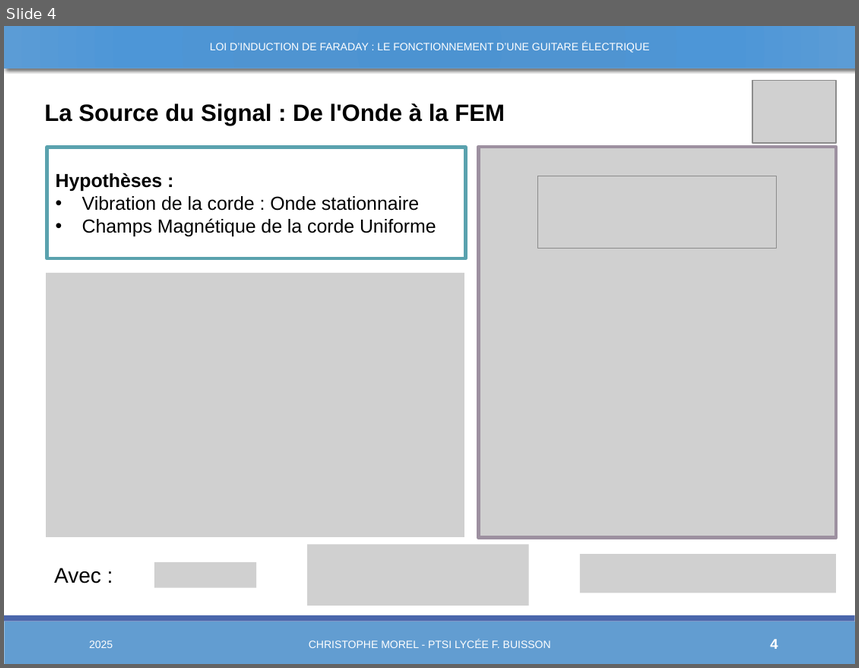
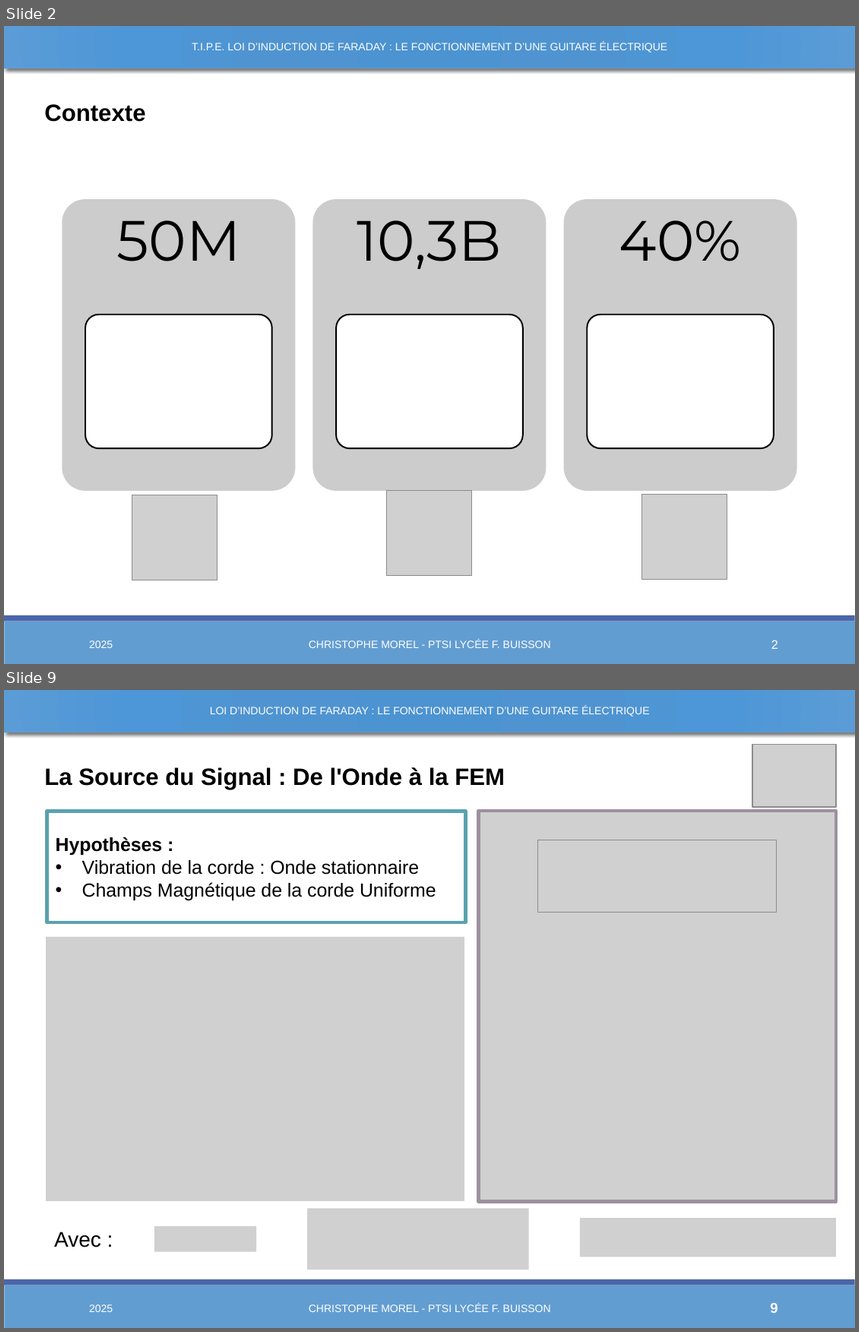
Before and after one commit to Chrismorel7/TIPE---Micro_guitare_elec, a slide deck: Views/Decembre.pptx. Shown one above the other, each under a label of ours: slide 4 before the commit, slides 2 and 9 after it; the slides between them are not shown. The pictures are 859x668 and 859x1332 pixels, drawn with LibreOffice and Linux fonts; fonts in the diff are those of the drawing; grey boxes stand for pictures; background and template pictures are left out. Boxes give left, top, right and bottom in pixels: in the first picture for what was removed or moved away, otherwise in the second. Text is boxed around its words. In the diff, an @@ line names an element or a change of style, - is before the commit and + after.

```diff
--- a/Views/Decembre.pptx
+++ b/Views/Decembre.pptx
@@ slide 2 added at (4,26,855,664), background #FFFFFF; not listed: 2 template elements that a slide beside it also shows @@
@@ rectangle added at (4,26,855,68), fill gradient #4C93D2 to #4F95D2 to #4E97D8 to #5C9DD7, outline #629DD1 1 pt @@
@@ text added at (192,42,668,53), 9 pt, text #FFFFFF @@
+T.I.P.E. LOI D’INDUCTION DE FARADAY : LE FONCTIONNEMENT D’UNE GUITARE ÉLECTRIQUE
@@ text added at (44,104,145,122), 20 pt, text #000000, bold @@
+Contexte
@@ group added at (62,199,797,492): 6 rounded rectangles, 3 texts @@
+50M
+10,3B
+40%
@@ rectangle added at (34,423,825,442), fill #FFFFFF, outline #FFFFFF 1.25 pt @@
@@ picture added at (132,495,218,580) @@
@@ picture added at (387,491,472,576) @@
@@ picture added at (642,495,727,580) @@
@@ rectangle added at (62,528,108,546), fill #FFFFFF @@
@@ text added at (89,641,113,648), 9 pt, text #FFFFFF @@
+2025
@@ text added at (309,639,551,648), 9 pt, text #FFFFFF @@
+CHRISTOPHE MOREL - PTSI LYCÉE F. BUISSON
@@ page number added at (772,640,778,649), 10.5 pt, text #FFFFFF @@
+2
@@ what was slide 4 is now slide 9 @@
@@ page number at (770,1303,778,1313): text changed @@
-4
+9
```
Also in this commit, not shown: 19 slides changed, 5 other slides added, 22 other files.
